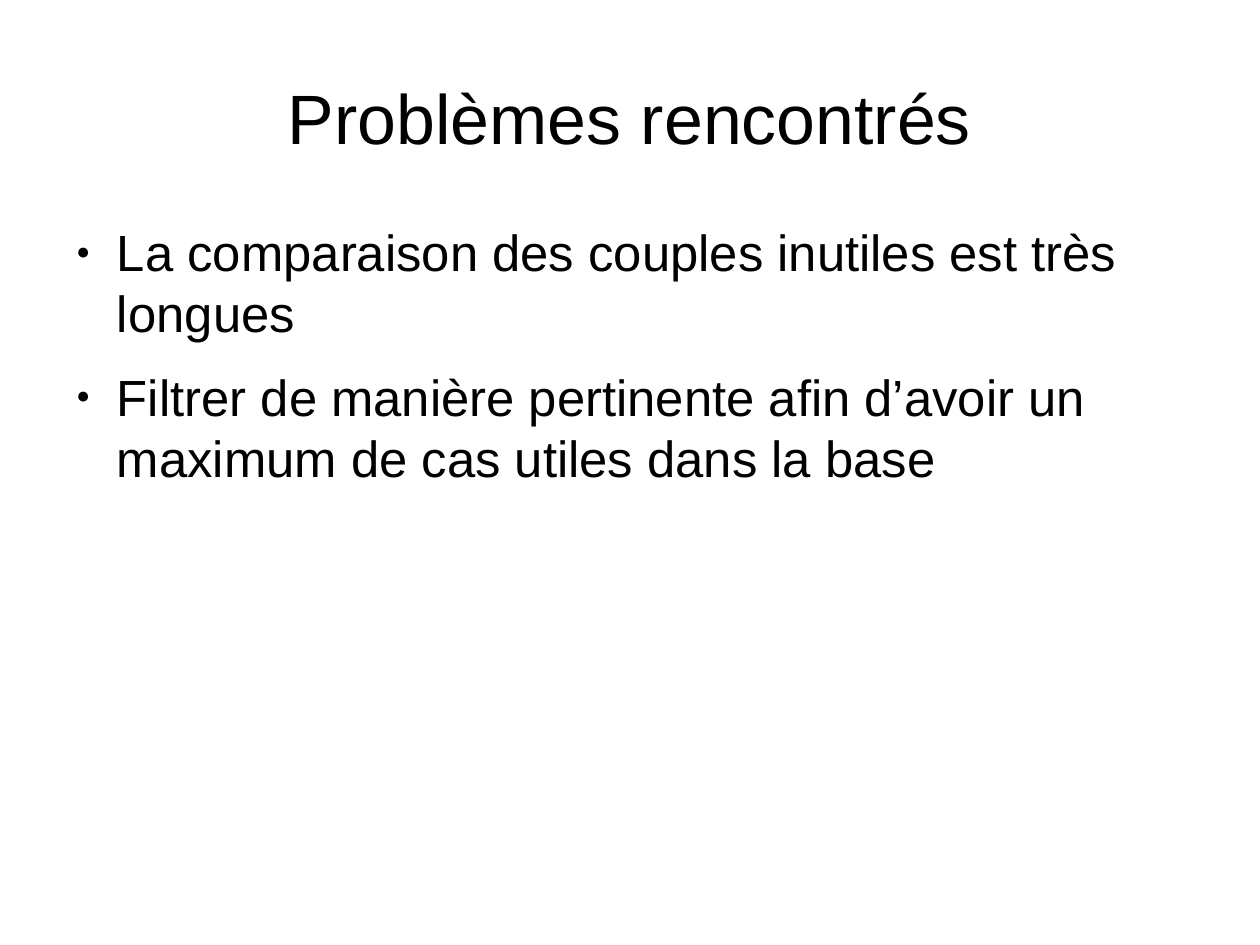
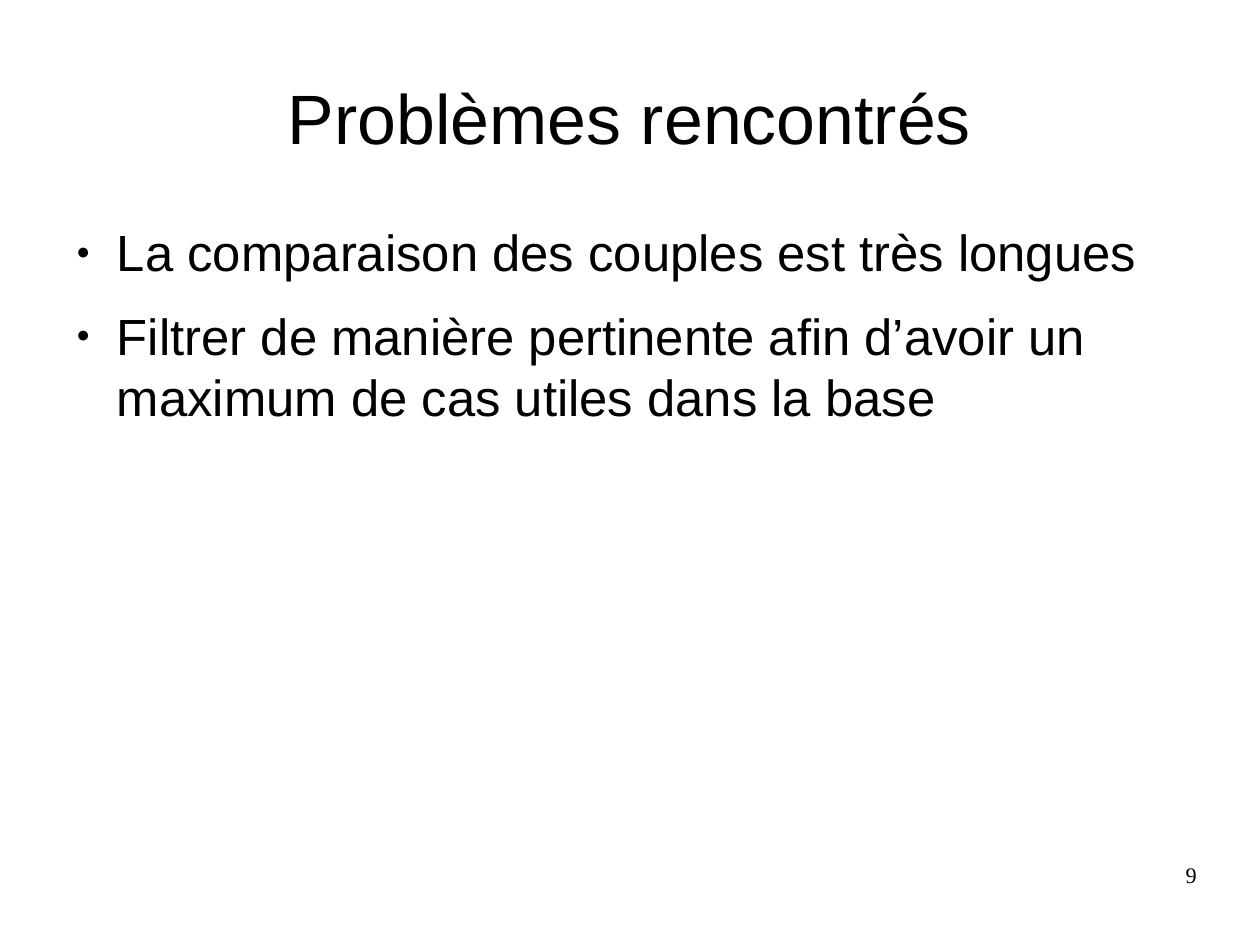
Before and after one commit to Sle3pingForest/StageL3, a slide deck: slide 9 of RapportDamien/presentation.odp. Drawn at 1260x945 pixels with LibreOffice and Linux fonts; fonts in the diff are those of the drawing. Boxes give left, top, right and bottom in pixels: in the first picture for what was removed or moved away, otherwise in the second. Text is boxed around its words. In the diff, an @@ line names an element or a change of style, - is before the commit and + after.

```diff
--- a/RapportDamien/presentation.odp
+++ b/RapportDamien/presentation.odp
@@ text at [117,233,1136,282]: text changed @@
-● La comparaison des couples inutiles est très longues
+● La comparaison des couples est très longues
@@ page number added at [1186,868,1197,884], 14 pt, text #000000 @@
+9
```
Also in this commit, not shown: 8 other slides changed, 1 other file.
